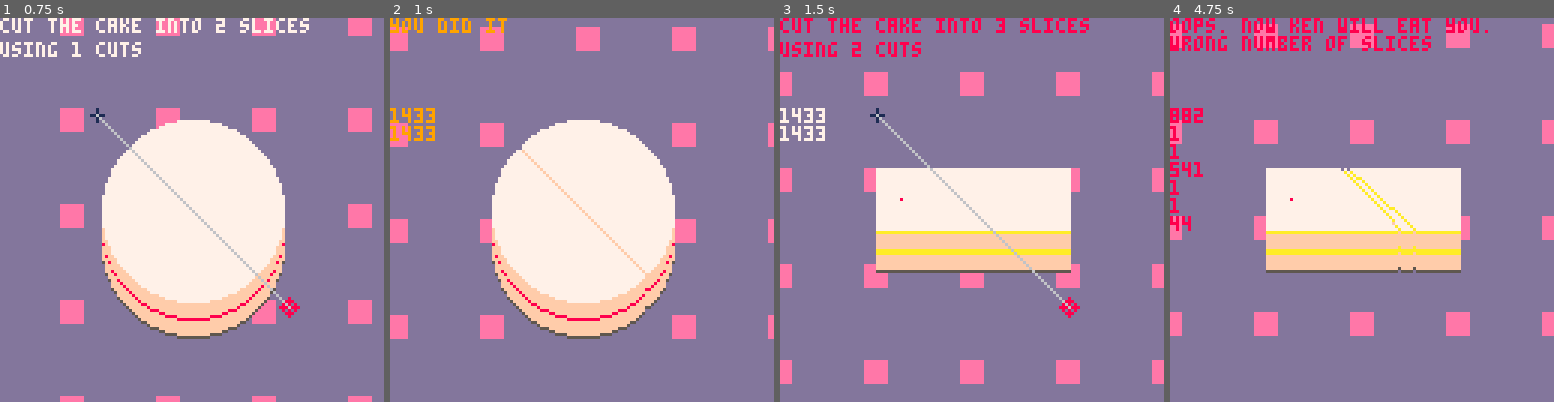
Above: before the commit, frames 1-4 (left to right).
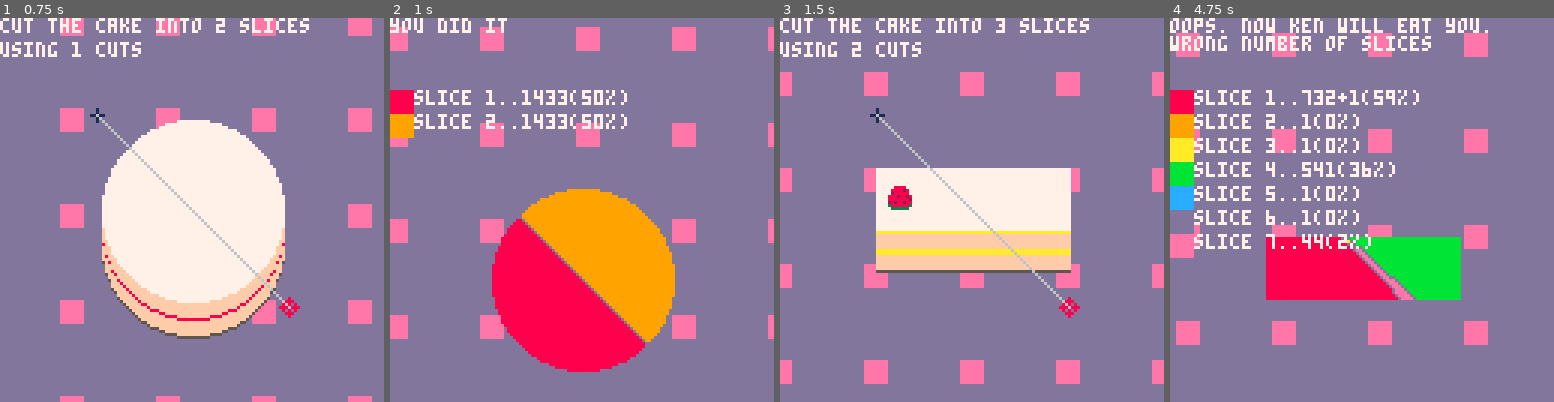
Above: after the commit, the same moments.

Repository: m-r-hunt/Pico-8-Carts
Game: PICO-8 cartridge cakecut.p8
The game is run twice, just before and just after one commit, with the same random seed, the same clock (stepped at 60 frames per second) and the same inputs.
Inputs:
- Up to frame 1 (0.75 s): tap X (X key) at 0.33 s; tap O (Z key) at 0.7 s
- Up to frame 2 (1 s): no input
- Up to frame 3 (1.5 s): tap X (X key) at 1.07 s
- Up to frame 4 (4.75 s): hold Right 1.6-2.1 s; tap O (Z key) every 0.4 s from 1.7 to 4.5 s; tap X (X key) at 1.85, 2.97, 4.08 s; hold Up 2.15-2.42 s; hold Right 2.47-3.03 s; hold Left 3.08-3.58 s; hold Down 3.63-3.97 s; hold Right 4.02-4.68 s; hold Up from 4.73 s (still down)

Frame 1 is identical in both runs. In frame 2, 29% of the frame differs, in the area x 0-75%, y 0-93%; in frame 3, 2.5%; in frame 4, 32%, in the area x 0-100%, y 0-86%.

Commit message:
Add results screen displaying slices nicely

Diff:
--- a/cakecut.p8
+++ b/cakecut.p8
@@ -5,7 +5,7 @@
 -- * display cuts and slices
 -- * nice level intro
 -- * particle effects on cut
--- * knife on cut
+-- * knife on cuts
 
 function _init()
  poke(0x5f34, 1)
@@ -91,6 +91,7 @@
   cutn+=1
   local level=levels[leveln]
   if cutn>=level[2] then
+   copy_to_memory()
    _update=click_for_next
    if #slices==level[3] and slices_equal() then
     _draw=victory
@@ -150,7 +151,7 @@
  debug_print_slices()
 end
 
-debug=true
+--debug=true
 
 function debug_print_slices()
  if (not debug) return
@@ -160,20 +161,40 @@
  end
 end
 
+function draw_result_table()
+ color(7)
+ col=7
+ for s=1,#slices do
+  local y=(s+2)*8
+  col+=1
+  if (col==7 or col==0) col+=1
+  pal(13,col)
+  spr(12,0,y)
+  local desc=slices[s][1]
+  local percent=flr((slices[s][3]/slice_total)*100)
+  if (slices[s][2]>0) desc=desc.."+"..slices[s][2]
+  print("slice "..s..".."..desc.."("..percent.."%)",8,y)
+ end
+ pal()
+end
+
 function victory()
  cls()
  draw_bg()
- draw_cake()
+ copy_to_screen(23)
+ cursor()
  print("you did it")
+ draw_result_table()
  debug_print_slices()
 end
 
 function failure()
  cls()
  draw_bg()
- draw_cake()
+ copy_to_screen(23)
  print("oops. now ken will eat you.")
  print(fail_reason)
+ draw_result_table()
  debug_print_slices()
 end
 
@@ -215,9 +236,10 @@
   for y=0,127 do
    if pget(x,y)==7 then
     local area=1
+    local strawbs=0
    	local q={{x,y}}
    	pset(x,y,nextc)
-   	if (has_strawb(x,y)) area+=strawb_weight
+   	if (has_strawb(x,y)) strawbs+=1
    	while #q>0 do
    	 local c=q[1]
    	 del(q,c)
@@ -229,27 +251,27 @@
    	   pset(cc[1],cc[2],nextc)
    	   add(q,cc)
    	   area+=1
-   				if (has_strawb(cc[1],cc[2])) area+=strawb_weight
+   				if (has_strawb(cc[1],cc[2])) strawbs+=1
    	  end
    	 end
    	end
    	nextc+=1
    	if (nextc==0 or next==7) nextc+=1
-   	add(slices,area)
+   	add(slices,{area,strawbs,area+strawbs*strawb_weight})
    end
   end
  end
+ slice_total=0
+ for s=1,#slices do
+  slice_total+=slices[s][3]
+ end
 end
 
 function slices_equal()
-	local total=0
-	for i=1,#slices do
-	 total+=slices[i]
-	end
-	local allowed_variance=total/10
+	local allowed_variance=slice_total/10
 	for i=1,#slices do
 	 for j=i+1,#slices do
-	  if abs(slices[i] - slices[j]) > allowed_variance then
+	  if abs(slices[i][3] - slices[j][3]) > allowed_variance then
 	   return false
 	  end
 	 end
